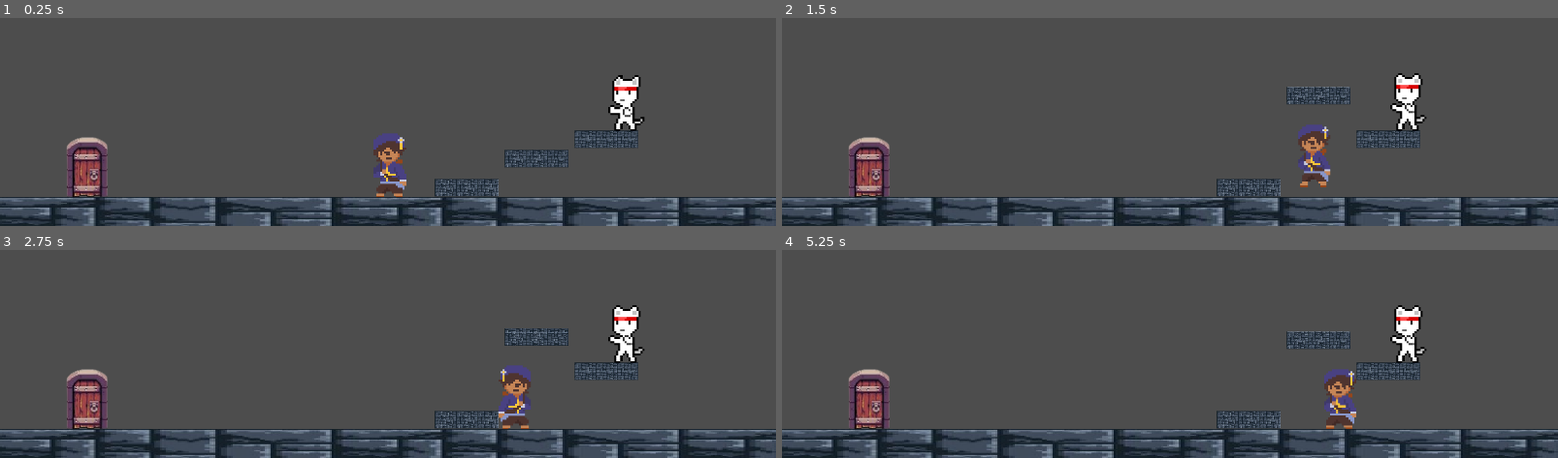
Above: before the commit, frames 1-4 (two rows, left to right).
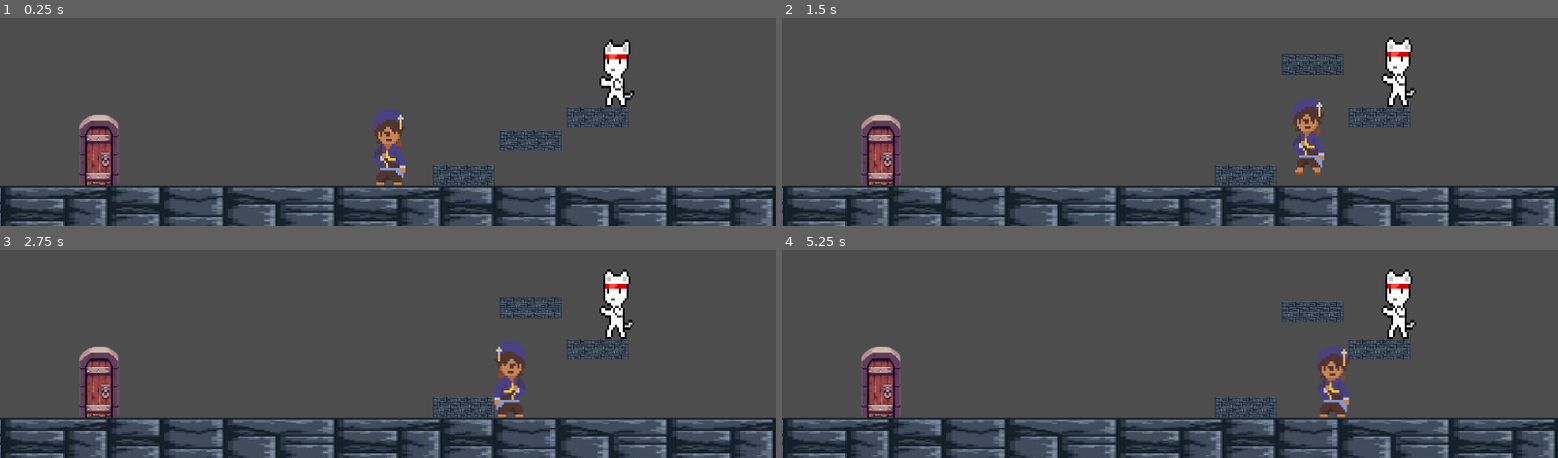
Above: after the commit, the same moments.

Repository: Seb614/testmygame
Game: Godot game, scene res://scenes/screens/spawn.tscn
Same seed, same stepped clock (60 frames per second), same inputs: the game is played once before the commit and once after it.
Inputs:
- Up to frame 1 (0.25 s): no input
- Up to frame 2 (1.5 s): tap Enter (ui_accept) at 0.5, 0.77 s; hold D (right) from 0.53 s (still down); tap E (interact) at 0.6, 1.35 s
- Up to frame 3 (2.75 s): tap Enter (ui_accept) at 1.52 s; release D (right) at 2.03 s; hold A (left) from 2.03 s (still down); tap E (interact) at 2.1 s
- Up to frame 4 (5.25 s): release A (left) at 2.78 s; hold D (right) 2.78-4.28 s; tap E (interact) every 0.75 s from 2.85 to 5.1 s; tap Enter (ui_accept) at 3.02, 3.77, 4.52 s; hold A (left) 4.28-5.03 s; hold D (right) from 5.03 s (still down)

The runs differ from the first frame. In frame 1, 18% of the frame differs, in the area x 0-100%, y 10-100%; in frame 2, 18%, in the area x 0-100%, y 9-100%; in frame 3, 18%; in frame 4, 17%.

Commit message:
view

Diff:
--- a/project.godot
+++ b/project.godot
@@ -17,8 +17,8 @@
 
 [display]
 
-window/size/viewport_width=1920
-window/size/viewport_height=1080
+window/size/viewport_width=1600
+window/size/viewport_height=900
 window/size/mode=2
 window/stretch/mode="viewport"
 
--- a/scenes/screens/spawn.tscn
+++ b/scenes/screens/spawn.tscn
@@ -29,11 +29,10 @@
 collision_mask = 7
 
 [node name="Camera2D" type="Camera2D" parent="."]
-offset = Vector2(0, -94)
-zoom = Vector2(5, 5)
+offset = Vector2(0, -74)
+zoom = Vector2(4, 5)
 
 [node name="Controls" parent="Camera2D" instance=ExtResource("2_sbm0d")]
-visible = false
 position = Vector2(0, -53.04)
 scale = Vector2(0.25, 0.25)
 
Not shown: 1 places in assets/sprites/PlayerIdle.tres that only renumber resources
Not shown, changed: index.pck
